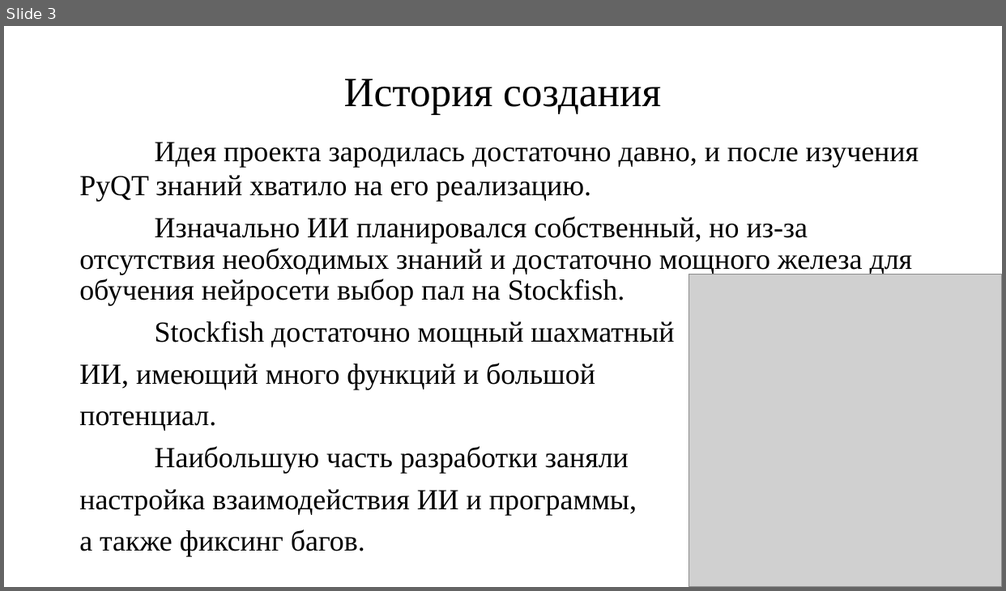
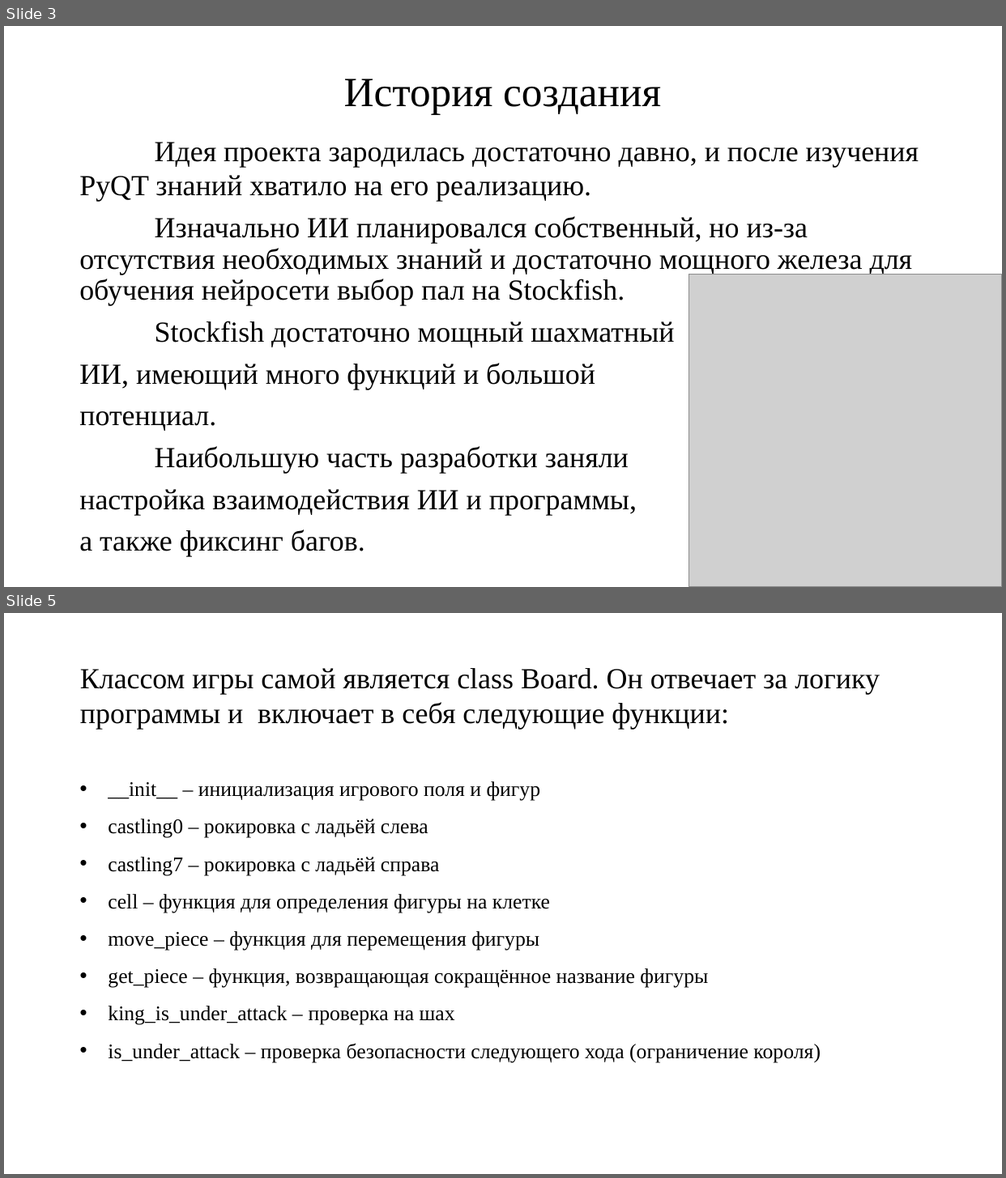
Before and after one commit to MatveyZhikharev/Chess_PyQt, a slide deck: Презентация.pptx. Shown one above the other, each under a label of ours: slide 3 before the commit, slides 3 and 5 after it; the slides between them are not shown. The pictures are 1006x591 and 1006x1178 pixels, drawn with LibreOffice and Linux fonts; fonts in the diff are those of the drawing; grey boxes stand for pictures. Boxes give left, top, right and bottom in pixels: in the first picture for what was removed or moved away, otherwise in the second. Text is boxed around its words. In the diff, an @@ line names an element or a change of style, - is before the commit and + after.

```diff
--- a/Презентация.pptx
+++ b/Презентация.pptx
@@ slide 5 added at (4, 613, 1002, 1174), background #FFFFFF @@
@@ title added at (80, 668, 880, 729), 28 pt, text #000000 @@
+Классом игры самой является class Board. Он отвечает за логику программы и включает в себя следующие функции:
@@ text added at (108, 781, 820, 1063), 20 pt, text #000000 @@
+• __init__ – инициализация игрового поля и фигур
+• castling0 – рокировка с ладьёй слева
+• castling7 – рокировка с ладьёй справа
+• cell – функция для определения фигуры на клетке
+• move_piece – функция для перемещения фигуры
+• get_piece – функция, возвращающая сокращённое название фигуры
+• king_is_under_attack – проверка на шах
+• is_under_attack – проверка безопасности следующего хода (ограничение короля)
```
Also in this commit, not shown: 4 slides changed, 4 other slides added, 2 other files.
